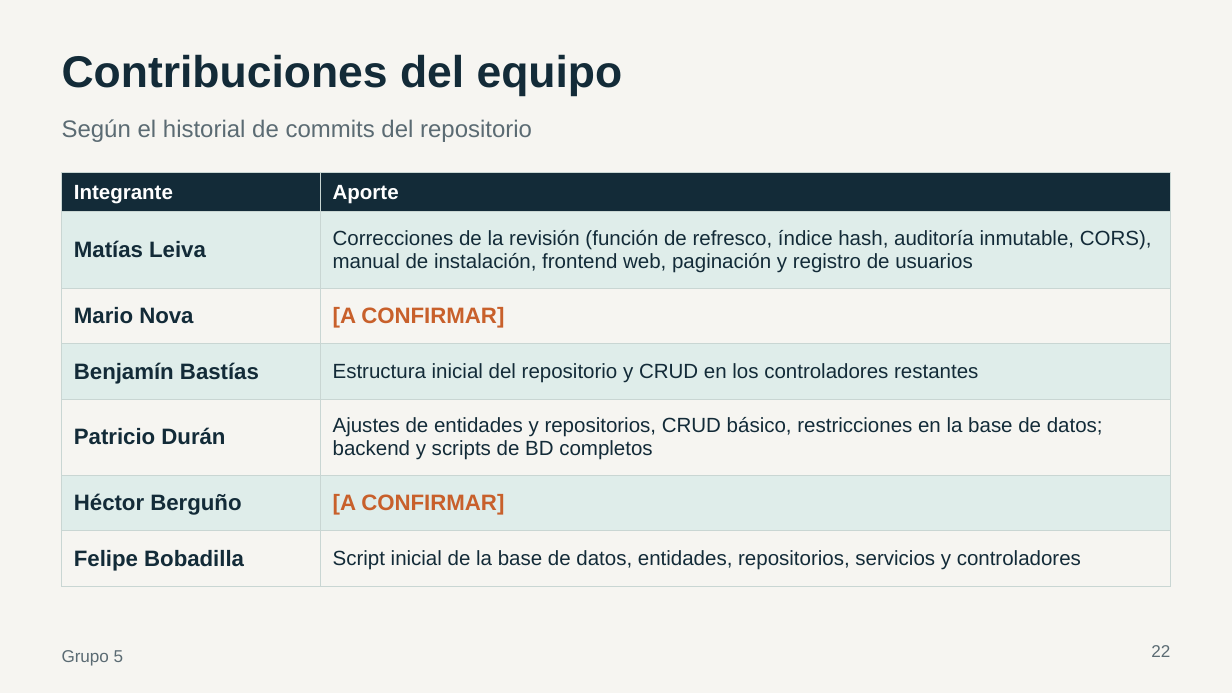
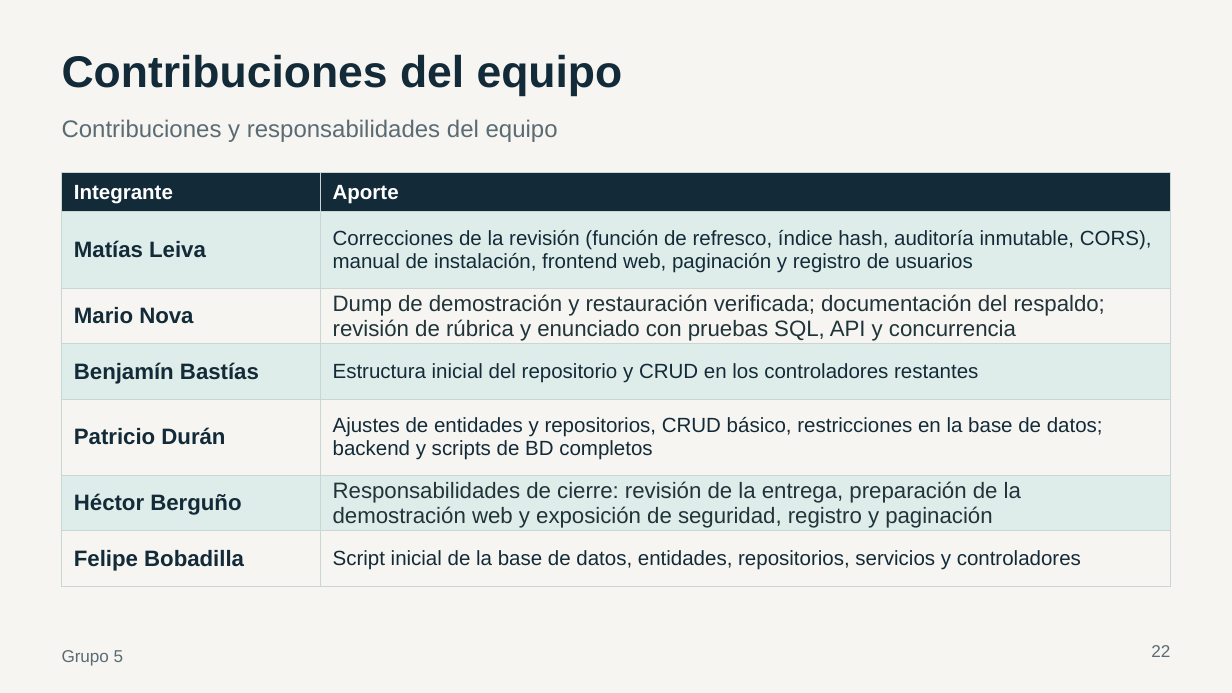
Before and after one commit to bbastias7/Laboratorio-1-BDA, a slide deck: slide 22 of presentacion/Grupo5_Logistica.pptx. Drawn at 1232x693 pixels with LibreOffice and Linux fonts; fonts in the diff are those of the drawing. Boxes give left, top, right and bottom in pixels: in the first picture for what was removed or moved away, otherwise in the second. Text is boxed around its words. In the diff, an @@ line names an element or a change of style, - is before the commit and + after.

Commit message:
docs(lab1): revisar entrega y ampliar contribuciones y responsabilidades

```diff
--- a/presentacion/Grupo5_Logistica.pptx
+++ b/presentacion/Grupo5_Logistica.pptx
@@ text at (62, 119, 558, 142): text changed @@
-Según el historial de commits del repositorio
+Contribuciones y responsabilidades del equipo
@@ table at (62, 172, 1170, 575) @@
-row 3, column 2: [A CONFIRMAR]
+row 3, column 2: Dump de demostración y restauración verificada; documentación del respaldo; revisión de rúbrica y enunciado con pruebas SQL, API y concurrencia
-row 6, column 2: [A CONFIRMAR]
+row 6, column 2: Responsabilidades de cierre: revisión de la entrega, preparación de la demostración web y exposición de seguridad, registro y paginación
```
Also in this commit, not shown: 4 other files.
